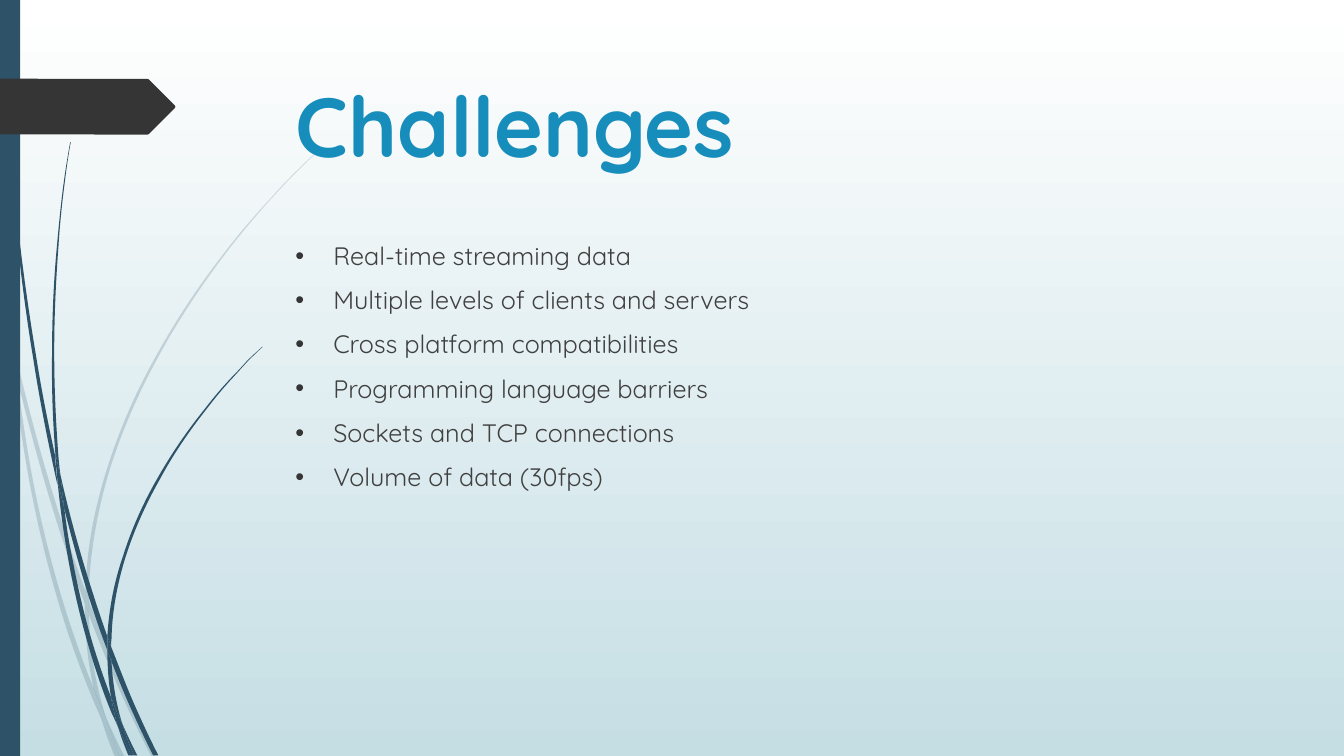
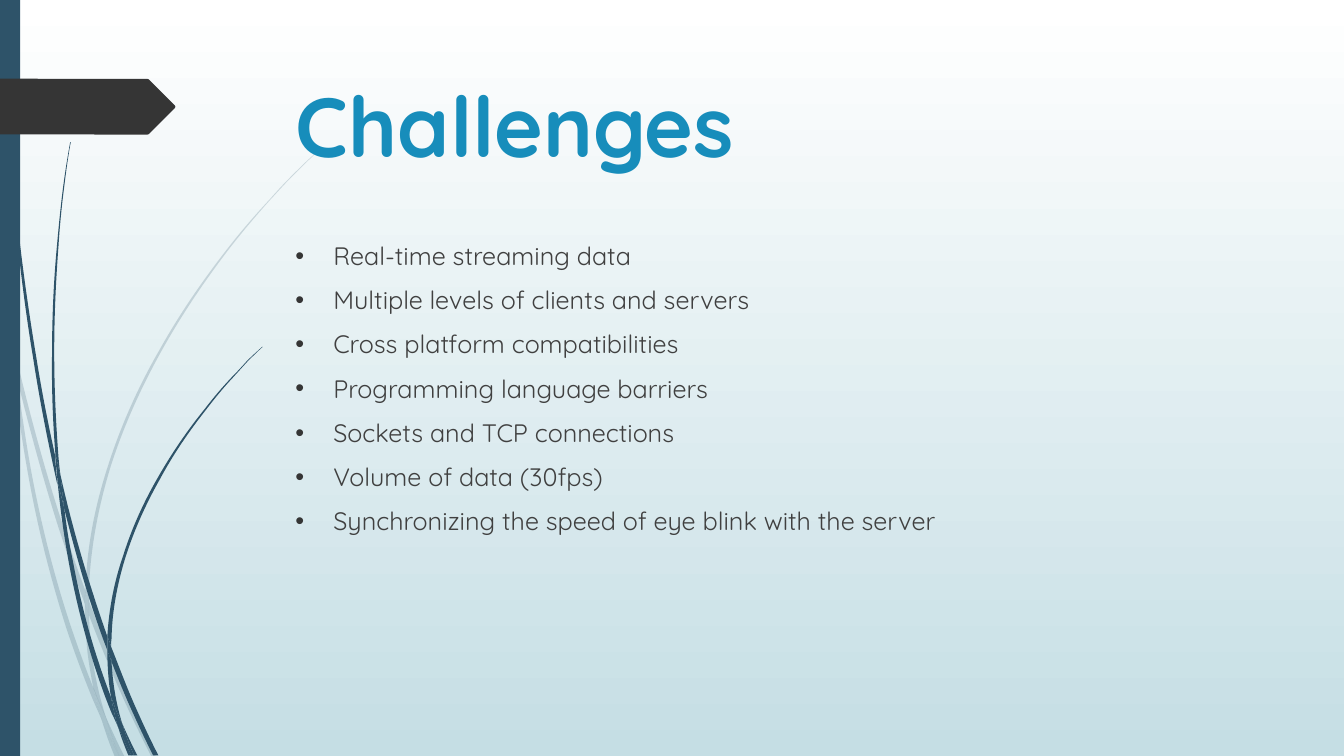
Before and after one commit to ankit13jain/iGuide, a slide deck: slide 5 of iGuide.pptx. Drawn at 1344x756 pixels with LibreOffice and Linux fonts; fonts in the diff are those of the drawing. Boxes give left, top, right and bottom in pixels: in the first picture for what was removed or moved away, otherwise in the second. Text is boxed around its words. In the diff, an @@ line names an element or a change of style, - is before the commit and + after.

```diff
--- a/iGuide.pptx
+++ b/iGuide.pptx
@@ text at box(333, 511, 936, 535): paragraph added @@
+• Synchronizing the speed of eye blink with the server
```
Also in this commit, not shown: 2 other slides changed.
